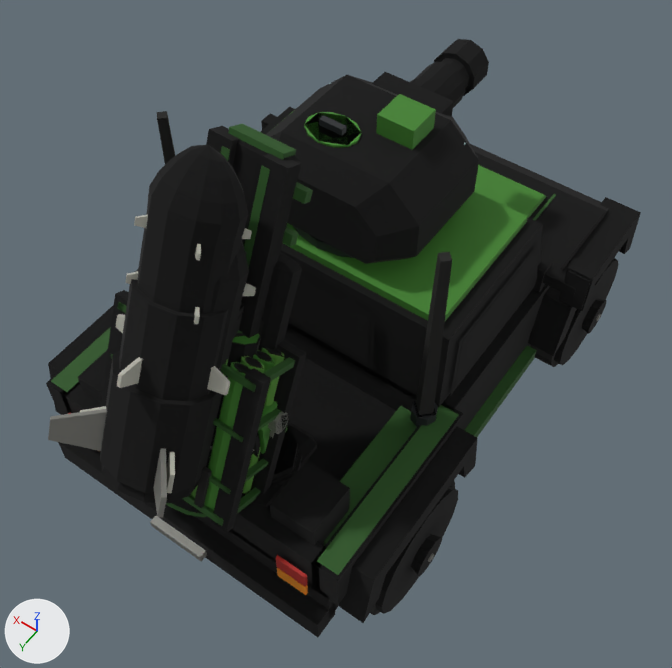
One commit to the glTF model resources/3d/jackal_jeep.glb: the scene before it, then after it.
Both versions are drawn from a camera (50 mm lens) standing at (-2.23, 3.4, 5.73) and looking at (-0.18, 0.52, 1.2). The axes (+X, +Y, +Z) are drawn at lower left. The lights are the same throughout. The first picture is the older version. Where no turn or scale is listed for an object, it has been applied to the vertices.

The first picture shows 'Jeep_GradFloor', 'Jeep_GradSideRail-1', 'Jeep_Gun', 'Jeep_Hull', 'Jeep_LauncherRail-1', 'Jeep_StageLauncherRail-1', 'Jeep_StageMissile1', 'Jeep_StageMissile2', 'Jeep_StageMissile3', 'Jeep_StageMissile3Nose', 'Jeep_Turret', 'Jeep_Wheel_R2' and 64 more.
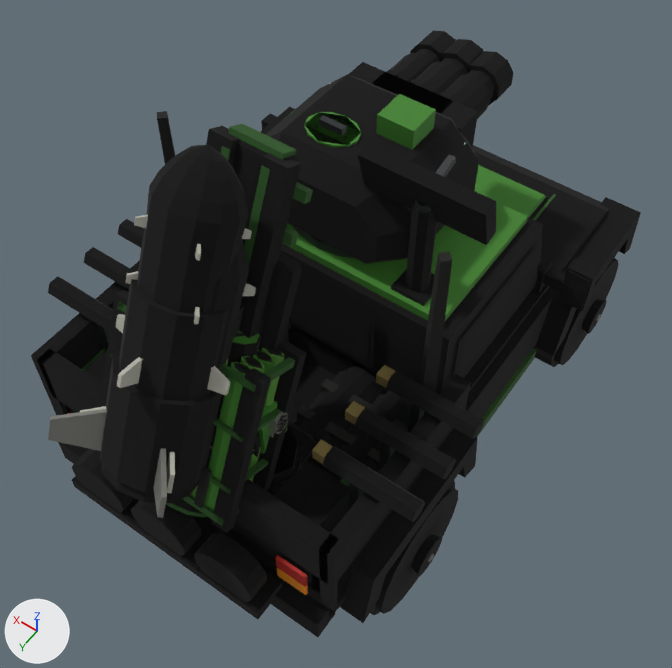
The change, as a list of edits to the scene's bpy script:
```text
Add ob_jeep_upradardish:
    ob_jeep_upradardish = bpy.data.objects.new('Jeep_UpRadarDish', me_jeep_upradardish_001)  # 80 vertices, 128 faces; spans x -0.366..0.366, y -0.237..0.08, z -0.043..0.243; in mat_jeep_green (green #3e8028), mat_jeep_greendark (dark green #26541c), mat_jeep_metal (dark grey #2c2f32), mat_jeep_contour (black #000000)
    ob_jeep_upradardish.location = (-0.62, 0.36, 2.4)
Add ob_jeep_upradar:
    ob_jeep_upradar = bpy.data.objects.new('Jeep_UpRadar', me_jeep_upradar_001)  # an 8-sided cylinder along z spanning x -0.655..-0.585, y 0.325..0.395, z 1.78..2.4, material slot 0; a box spanning x -0.7..-0.54, y 0.28..0.44, z 1.74..1.8, material slot 1; a box spanning x -0.726..-0.514, y 0.254..0.466, z 1.714..1.826, material slot 2; an 8-sided cylinder along z spanning x -0.69..-0.55, y 0.29..0.43, z 1.752..2.428, material slot 2; in mat_jeep_greendark (dark green #26541c), mat_jeep_metal (dark grey #2c2f32), mat_jeep_contour (black #000000)
    ob_jeep_upradar.location = (0.0, 0.0, 0.0)
Add ob_jeep_upnitro:
    ob_jeep_upnitro = bpy.data.objects.new('Jeep_UpNitro', me_jeep_upnitro_001)  # 216 vertices, 380 faces; spans x -0.94..-0.256, y 0.541..1.139, z 0.756..1.084; in mat_jeep_black (black #181816), mat_jeep_metal (dark grey #2c2f32), mat_jeep_steel (grey #8c8c86), mat_jeep_red (red #aa1e14), mat_jeep_contour (black #000000)
    ob_jeep_upnitro.location = (0.0, 0.0, 0.0)
Add ob_jeep_upmines:
    ob_jeep_upmines = bpy.data.objects.new('Jeep_UpMines', me_jeep_upmines_001)  # 256 vertices, 468 faces; spans x -0.726..0.726, y 1.814..2.046, z 0.574..1.004; in mat_jeep_green (green #3e8028), mat_jeep_metal (dark grey #2c2f32), mat_jeep_red (red #aa1e14), mat_jeep_contour (black #000000)
    ob_jeep_upmines.location = (0.0, 0.0, 0.0)
Add ob_jeep_uploopholes:
    ob_jeep_uploopholes = bpy.data.objects.new('Jeep_UpLoopholes', me_jeep_uploopholes_001)  # 240 vertices, 384 faces; spans x -1.3..1.3, y 0.7..1.44, z 1.06..1.52; in mat_jeep_black (black #181816), mat_jeep_metal (dark grey #2c2f32), mat_jeep_canvas (dark yellow #7c6c3c), mat_jeep_contour (black #000000)
    ob_jeep_uploopholes.location = (0.0, 0.0, 0.0)
Add ob_jeep_uparmor:
    ob_jeep_uparmor = bpy.data.objects.new('Jeep_UpArmor', me_jeep_uparmor_001)  # 214 vertices, 344 faces; spans x -1.09..1.09, y -0.65..1.8, z 0.61..1.39; in mat_jeep_greendark (dark green #26541c), mat_jeep_black (black #181816), mat_jeep_metal (dark grey #2c2f32), mat_jeep_contour (black #000000)
    ob_jeep_uparmor.location = (0.0, 0.0, 0.0)
Add ob_jeep_uptwin:
    ob_jeep_uptwin = bpy.data.objects.new('Jeep_UpTwin', me_jeep_uptwin_001)  # 576 vertices, 1104 faces; spans x -0.413..0.413, y -1.149..-0.3, z 0.152..0.504; in mat_jeep_greendark (dark green #26541c), mat_jeep_black (black #181816), mat_jeep_metal (dark grey #2c2f32), mat_jeep_contour (black #000000)
    ob_jeep_uptwin.parent = ob_jeep_turretpivot
    ob_jeep_uptwin.location = (0.0, 0.0, 0.0)
```

Changed parts and their boxes [x1, y1, x2, y2] in the pictures (672 x 668 px):
'Jeep_UpArmor', added: after [31, 260, 552, 612]
'Jeep_UpLoopholes', added: after [48, 219, 485, 522]
    faces in mat_jeep_contour (black #000000): [48, 219, 485, 522]
    faces in mat_jeep_metal (dark grey #2c2f32): [96, 323, 424, 511]
    faces in mat_jeep_canvas (dark yellow #7c6c3c): [312, 365, 395, 464]
'Jeep_UpMines', added: after [72, 449, 283, 619]
'Jeep_UpRadarDish', added: after [358, 142, 496, 245]
    faces in mat_jeep_contour (black #000000): [358, 142, 496, 245]
    faces in mat_jeep_metal (dark grey #2c2f32): [414, 155, 456, 212]
'Jeep_UpTwin', added: after [348, 30, 513, 149]
    faces in mat_jeep_contour (black #000000): [348, 30, 513, 149]
'Jeep_UpNitro', added: after [294, 366, 411, 478]
    faces in mat_jeep_contour (black #000000): [294, 366, 411, 478]
    faces in mat_jeep_black (black #181816): [297, 378, 408, 468]
'Jeep_UpRadar', added: after [391, 202, 437, 306]
